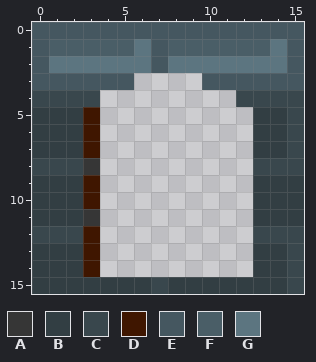
One commit to this pixel-art sprite: core/assets/tile/DoorOpenedAboveObject.png. Above is the file before it was changed.
The file is 16x16 pixels.
Palette (. is transparent): A #363636  B #323e43  C #39474d  D #3f1600  E #455760  F #4a5e67  G #5c7580
Pixels before, first column x 0:
 0 EEEEEEEEEEEEEEEE
 1 EFFFFFGEFFFFFFGE
 2 EGGGGGGEGGGGGGGE
 3 EEEEEE....EEEEEE
 4 CCCC........CCCC
 5 BBBD.........BBC
 6 BBBD.........BBC
 7 BBBD.........BBC
 8 CCCA.........CCC
 9 BBBD.........BBB
10 BBBD.........BBB
11 BBBA.........BBB
12 CCCD.........CCC
13 BBBD.........BBC
14 BBBD.........BBC
15 BBBBBBBCBBBBBBBC
After:
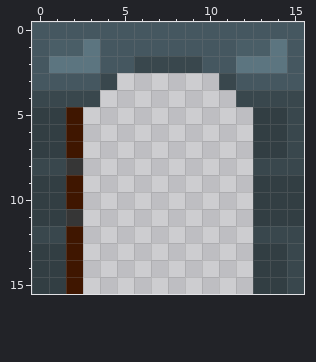
From old to new:
Colour A replaces colour B in row 11 at x 2.
Colour A replaces colour C in row 8 at x 2.
Colour C replaces colour E in row 2 at x 7; in row 3 at x 4 and 11.
Colour C replaces colour G in row 2 at x 6 and 8 to 9.
Colour D replaces colour B in rows 5 to 7 at x 2; in rows 9 to 10 at x 2; in rows 13 to 15 at x 2.
Colour D replaces colour C in row 12 at x 2.
Colour E replaces colour F in row 1 at x 4 to 5 and 8 to 11.
Colour E replaces colour G in row 1 at x 6; in row 2 at x 4 to 5 and 10 to 11.
Colour G replaces colour F in row 1 at x 3.
Colour A is removed in row 8 at x 3; in row 11 at x 3.
Colour B is removed in row 15 at x 3 to 6 and 8 to 12.
Colour C is removed in row 15 at x 7.
Colour D is removed in rows 5 to 7 at x 3; in rows 9 to 10 at x 3; in rows 12 to 14 at x 3.
Colour E is removed in row 3 at x 5 and 10.
Where, in picture pixels (left, top, right, bottom), the same in both pictures:
changed: (66, 39, 253, 294)
